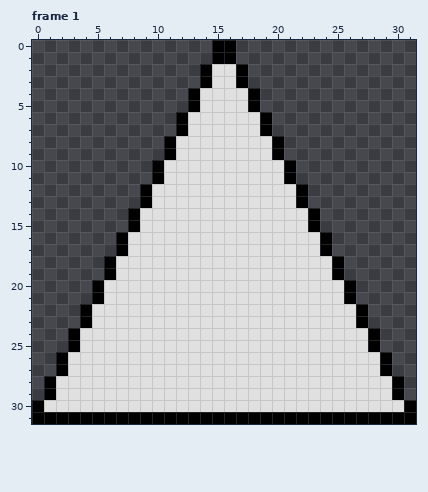
Pixel-art file: Development Limbo/Assets/Art/MenuAndUi/triangle.aseprite. Above, as it was before the edit.
32x32 pixels, 2 frames. Shown: frame 1. The commit also changed other frames, which this record leaves out.
And afterwards:
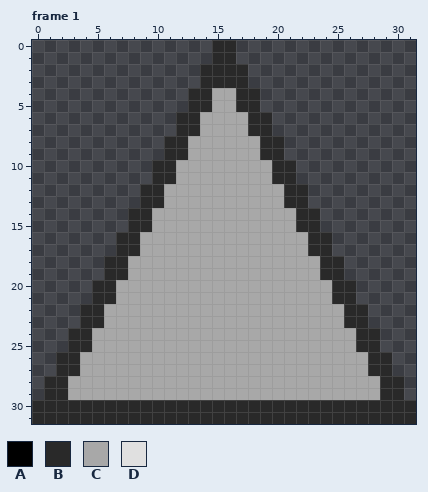
Palette (. is transparent): A #000000  B #292929  C #a8a8a8  D #e0e0e0
Difference:
--- frame 1
@@ x 0..31 @@
- 0 ...............AA...............
- 1 ...............AA...............
- 2 ..............ADDA..............
- 3 ..............ADDA..............
- 4 .............ADDDDA.............
- 5 .............ADDDDA.............
- 6 ............ADDDDDDA............
- 7 ............ADDDDDDA............
- 8 ...........ADDDDDDDDA...........
- 9 ...........ADDDDDDDDA...........
-10 ..........ADDDDDDDDDDA..........
-11 ..........ADDDDDDDDDDA..........
-12 .........ADDDDDDDDDDDDA.........
-13 .........ADDDDDDDDDDDDA.........
-14 ........ADDDDDDDDDDDDDDA........
-15 ........ADDDDDDDDDDDDDDA........
-16 .......ADDDDDDDDDDDDDDDDA.......
-17 .......ADDDDDDDDDDDDDDDDA.......
-18 ......ADDDDDDDDDDDDDDDDDDA......
-19 ......ADDDDDDDDDDDDDDDDDDA......
-20 .....ADDDDDDDDDDDDDDDDDDDDA.....
-21 .....ADDDDDDDDDDDDDDDDDDDDA.....
-22 ....ADDDDDDDDDDDDDDDDDDDDDDA....
-23 ....ADDDDDDDDDDDDDDDDDDDDDDA....
-24 ...ADDDDDDDDDDDDDDDDDDDDDDDDA...
-25 ...ADDDDDDDDDDDDDDDDDDDDDDDDA...
-26 ..ADDDDDDDDDDDDDDDDDDDDDDDDDDA..
-27 ..ADDDDDDDDDDDDDDDDDDDDDDDDDDA..
-28 .ADDDDDDDDDDDDDDDDDDDDDDDDDDDDA.
-29 .ADDDDDDDDDDDDDDDDDDDDDDDDDDDDA.
-30 ADDDDDDDDDDDDDDDDDDDDDDDDDDDDDDA
-31 AAAAAAAAAAAAAAAAAAAAAAAAAAAAAAAA
+ 0 ...............BB...............
+ 1 ...............BB...............
+ 2 ..............BBBB..............
+ 3 ..............BBBB..............
+ 4 .............BBCCBB.............
+ 5 .............BBCCBB.............
+ 6 ............BBCCCCBB............
+ 7 ............BBCCCCBB............
+ 8 ...........BBCCCCCCBB...........
+ 9 ...........BBCCCCCCBB...........
+10 ..........BBCCCCCCCCBB..........
+11 ..........BBCCCCCCCCBB..........
+12 .........BBCCCCCCCCCCBB.........
+13 .........BBCCCCCCCCCCBB.........
+14 ........BBCCCCCCCCCCCCBB........
+15 ........BBCCCCCCCCCCCCBB........
+16 .......BBCCCCCCCCCCCCCCBB.......
+17 .......BBCCCCCCCCCCCCCCBB.......
+18 ......BBCCCCCCCCCCCCCCCCBB......
+19 ......BBCCCCCCCCCCCCCCCCBB......
+20 .....BBCCCCCCCCCCCCCCCCCCBB.....
+21 .....BBCCCCCCCCCCCCCCCCCCBB.....
+22 ....BBCCCCCCCCCCCCCCCCCCCCBB....
+23 ....BBCCCCCCCCCCCCCCCCCCCCBB....
+24 ...BBCCCCCCCCCCCCCCCCCCCCCCBB...
+25 ...BBCCCCCCCCCCCCCCCCCCCCCCBB...
+26 ..BBCCCCCCCCCCCCCCCCCCCCCCCCBB..
+27 ..BBCCCCCCCCCCCCCCCCCCCCCCCCBB..
+28 .BBCCCCCCCCCCCCCCCCCCCCCCCCCCBB.
+29 .BBCCCCCCCCCCCCCCCCCCCCCCCCCCBB.
+30 BBBBBBBBBBBBBBBBBBBBBBBBBBBBBBBB
+31 BBBBBBBBBBBBBBBBBBBBBBBBBBBBBBBB
Changed places in both pictures, as pixel boxes (x1, y1, x2, y2):
changed: (32, 40, 416, 424)
